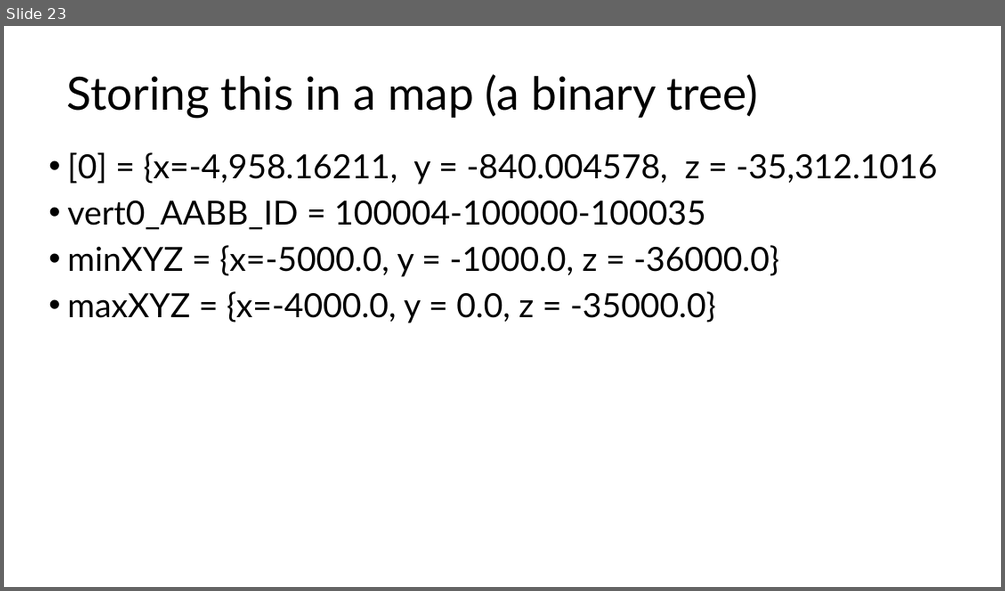
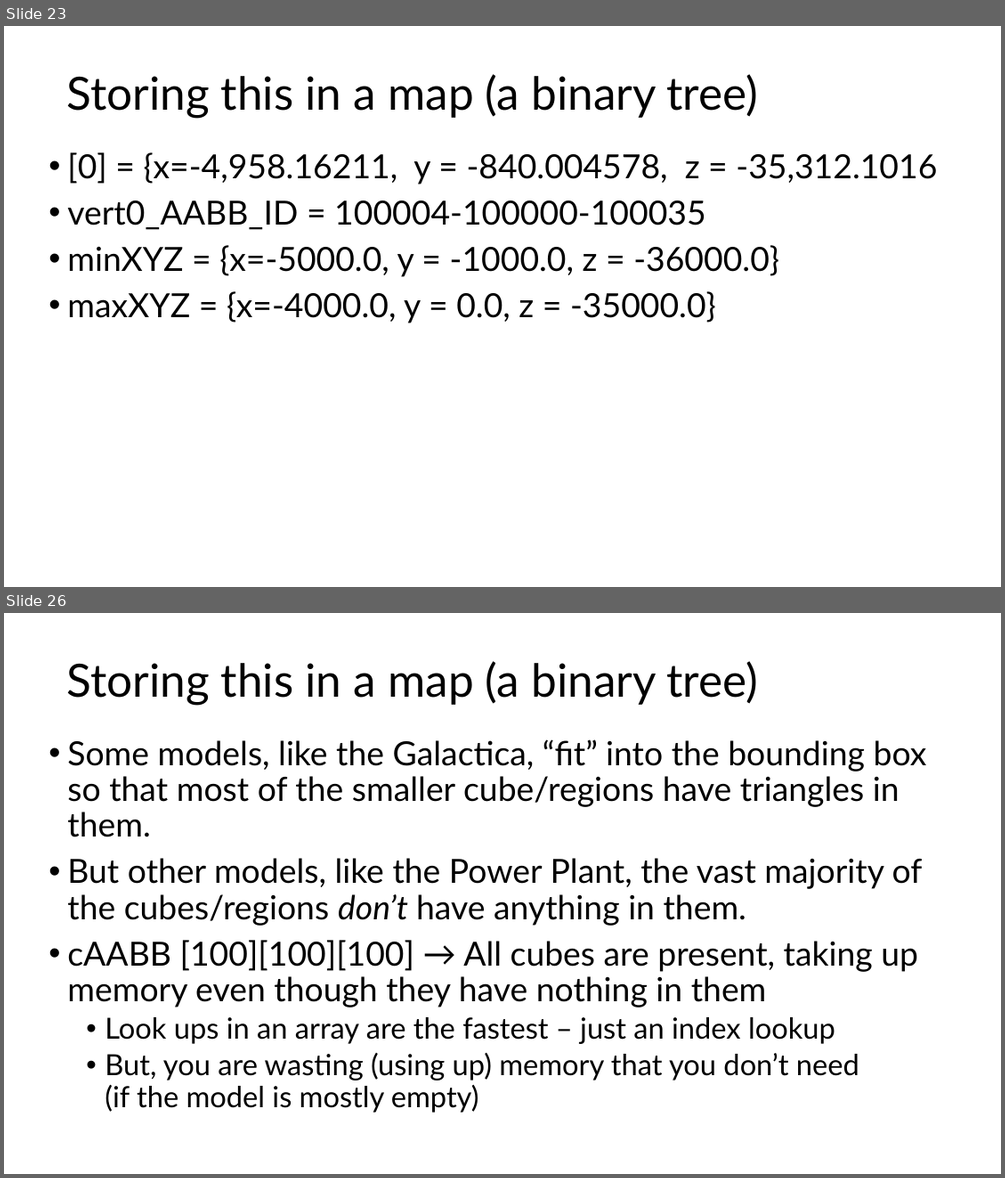
Before and after one commit to FeeneyCodes/GDP202425, a slide deck: 6019_Phys_1/D2D/W10/Broad_vs_Narrow.pptx. Shown one above the other, each under a label of ours: slide 23 before the commit, slides 23 and 26 after it; the slides between them are not shown. The pictures are 1005x591 and 1005x1178 pixels, drawn with LibreOffice and Linux fonts; fonts in the diff are those of the drawing. Boxes give left, top, right and bottom in pixels: in the first picture for what was removed or moved away, otherwise in the second. Text is boxed around its words. In the diff, an @@ line names an element or a change of style, - is before the commit and + after.

Commit message:
Subdivided triagle test for broad phase AABB generation

```diff
--- a/6019_Phys_1/D2D/W10/Broad_vs_Narrow.pptx
+++ b/6019_Phys_1/D2D/W10/Broad_vs_Narrow.pptx
@@ slide 26 added at [4, 613, 1001, 1174], background #FFFFFF @@
@@ title added at [66, 661, 759, 706], 44 pt, text #000000 @@
+Storing this in a map (a binary tree)
@@ text added at [67, 739, 927, 1112], 32 pt, text #000000 @@
+• Some models, like the Galactica, “fit” into the bounding box so that most of the smaller cube/regions have triangles in them.
+• But other models, like the Power Plant, the vast majority of the cubes/regions don’t have anything in them.
+• cAABB [100][100][100] → All cubes are present, taking up memory even though they have nothing in them
+  • Look ups in an array are the fastest – just an index lookup
+  • But, you are wasting (using up) memory that you don’t need
+    (if the model is mostly empty)
```
Also in this commit, not shown: 9 other slides added, 2 other files.
